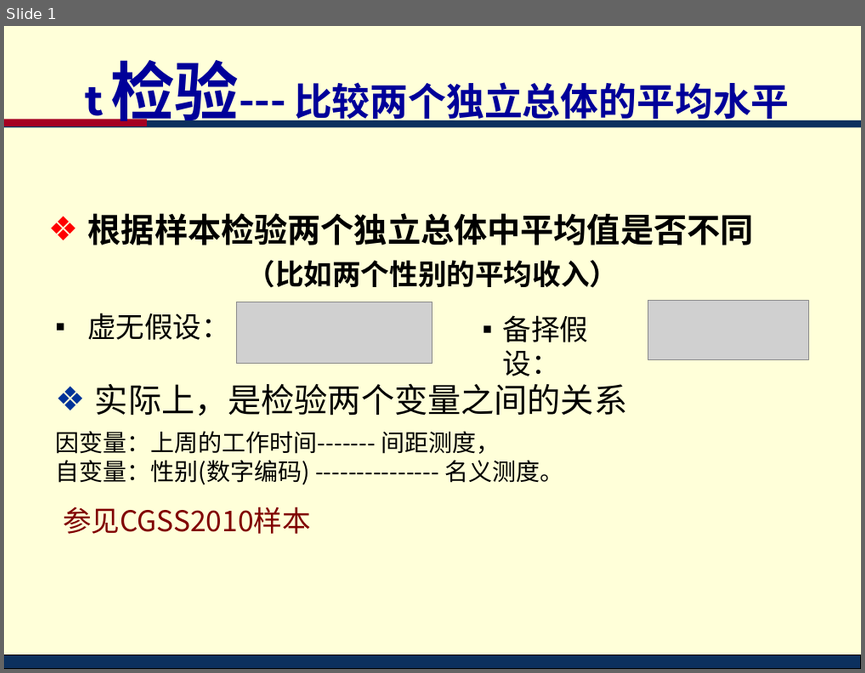
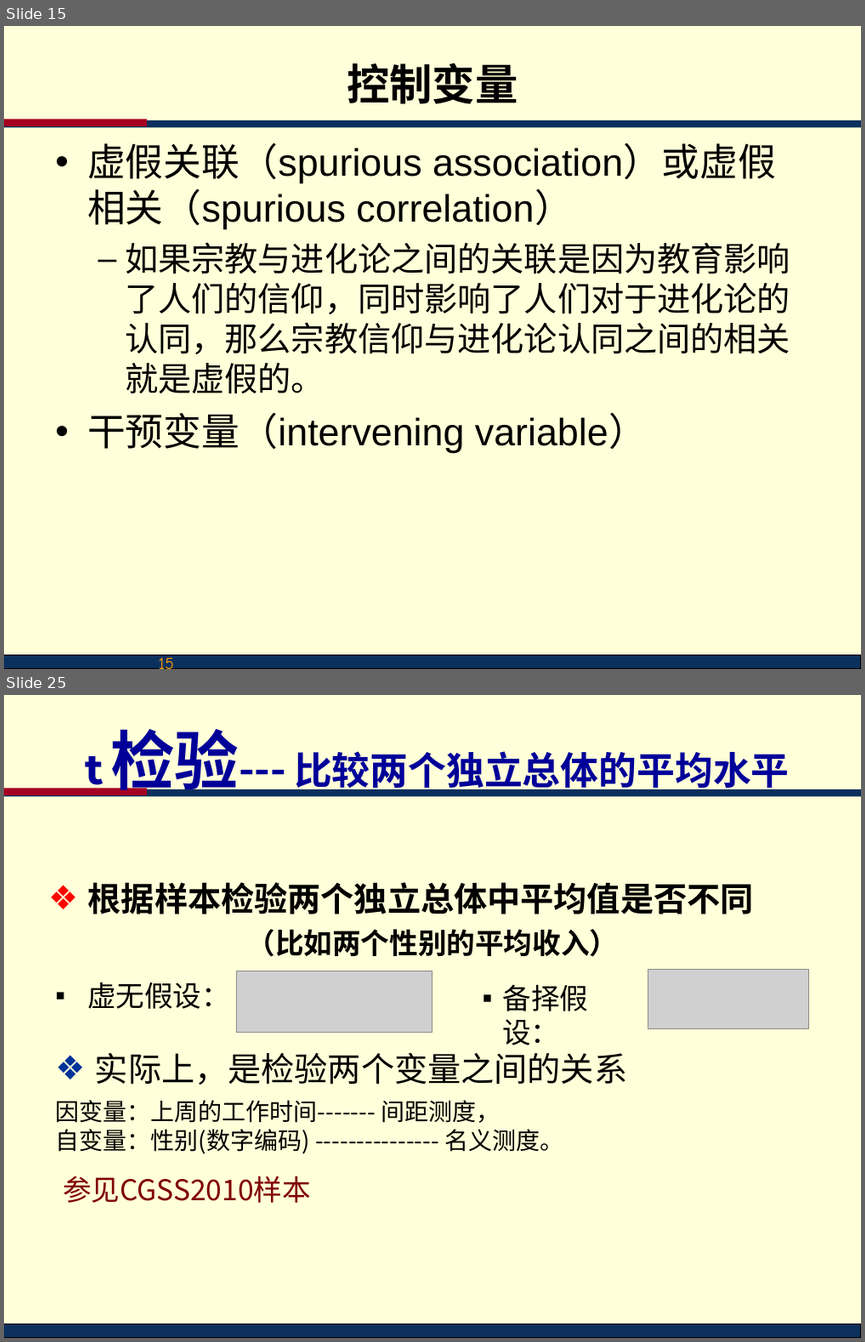
Before and after one commit to lidingruc/2018R, a slide deck: l09test/test.ppt. Shown one above the other, each under a label of ours: slide 1 before the commit, slides 15 and 25 after it; the slides between them are not shown. The pictures are 865x673 and 865x1342 pixels, drawn with LibreOffice and Linux fonts; fonts in the diff are those of the drawing; grey boxes stand for pictures; background and template pictures are left out. Boxes give left, top, right and bottom in pixels: in the first picture for what was removed or moved away, otherwise in the second. Text is boxed around its words. In the diff, an @@ line names an element or a change of style, - is before the commit and + after.

```diff
--- a/l09test/test.ppt
+++ b/l09test/test.ppt
@@ slide 15 added at (4,26,861,669), background #FFFFD9; not listed: 3 template elements that a slide beside it also shows @@
@@ title added at (347,63,518,104), 36 pt, text #000000, bold @@
+控制变量
@@ text added at (87,143,790,454), 32 pt, text #000000 @@
+• 虚假关联（spurious association）或虚假相关（spurious correlation）
+  – 如果宗教与进化论之间的关联是因为教育影响了人们的信仰，同时影响了人们对于进化论的认同，那么宗教信仰与进化论认同之间的相关就是虚假的。
+• 干预变量（intervening variable）
@@ page number added at (33,648,183,669), 14 pt, text #FF9900 @@
+15
@@ what was slide 1 is now slide 25 @@
```
Also in this commit, not shown: 1 slide changed, 23 other slides added, 48 other files.
